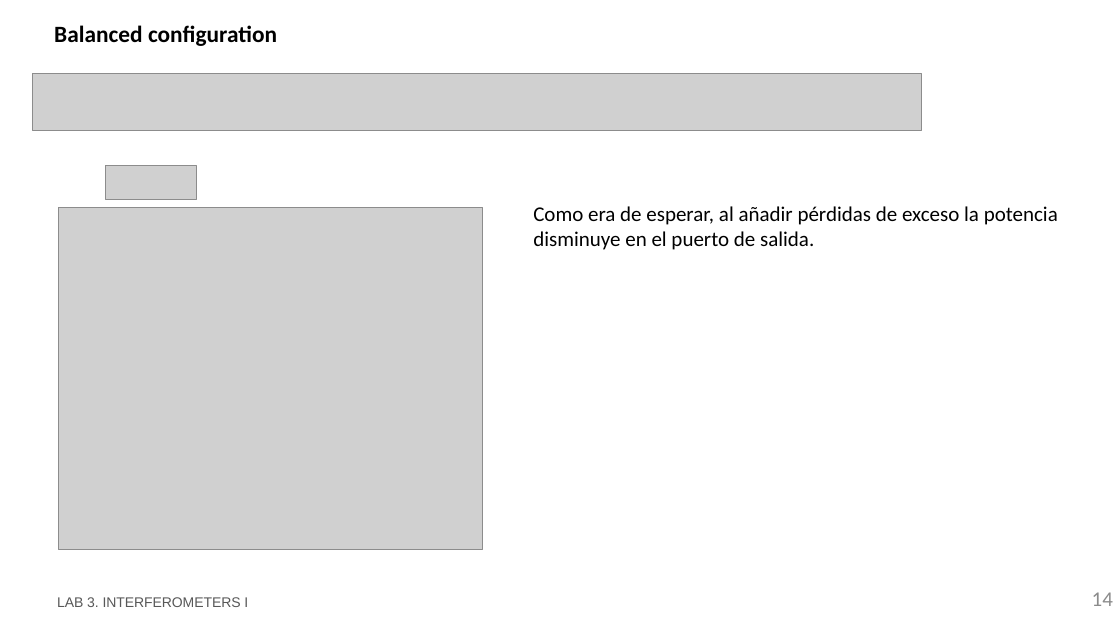
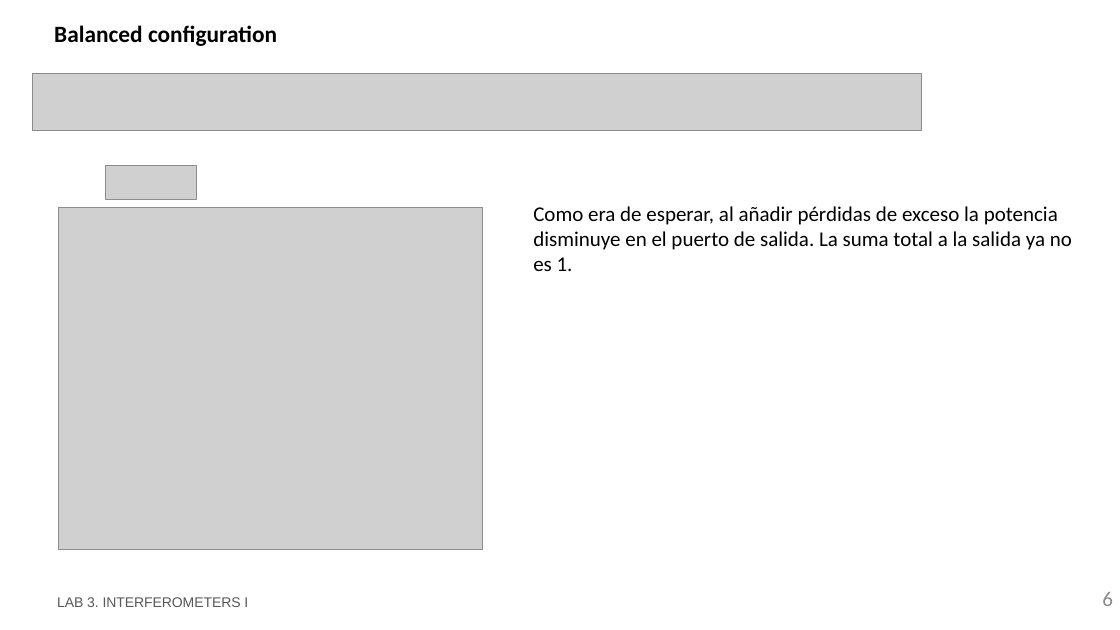
Before and after one commit to RobertoFernandezSevilla/pic-upv-lab3, a slide deck: slide 6 of LabBook_3.pptx (slide 14 before the commit). Drawn at 1120x630 pixels with LibreOffice and Linux fonts; fonts in the diff are those of the drawing; grey boxes stand for pictures; background and template pictures are left out. Boxes give left, top, right and bottom in pixels: in the first picture for what was removed or moved away, otherwise in the second. Text is boxed around its words. In the diff, an @@ line names an element or a change of style, - is before the commit and + after.

```diff
--- a/LabBook_3.pptx
+++ b/LabBook_3.pptx
@@ text at (x1=533, y1=206, x2=1072, y2=271): text changed @@
-Como era de esperar, al añadir pérdidas de exceso la potencia disminuye en el puerto de salida.
+Como era de esperar, al añadir pérdidas de exceso la potencia disminuye en el puerto de salida. La suma total a la salida ya no es 1.
@@ page number at (x1=1102, y1=592, x2=1113, y2=606): text changed @@
-14
+6
```
Also in this commit, not shown: 10 other slides changed, 4 slides added, 10 slides removed, 1 other file.
